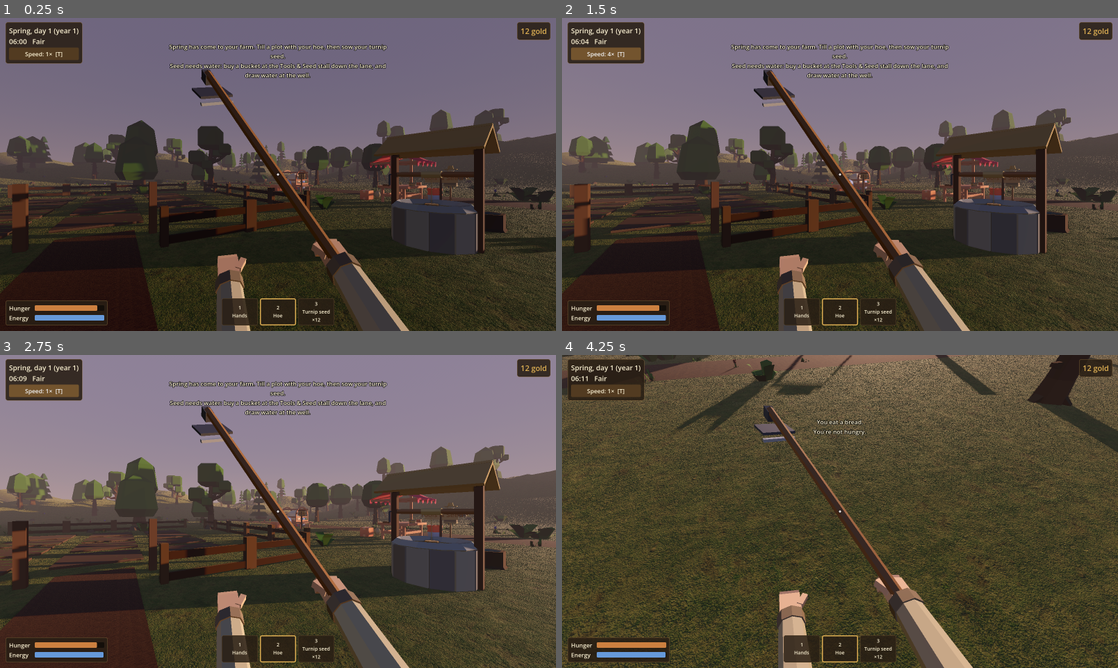
Above: before the commit, frames 1-4 (two rows, left to right).
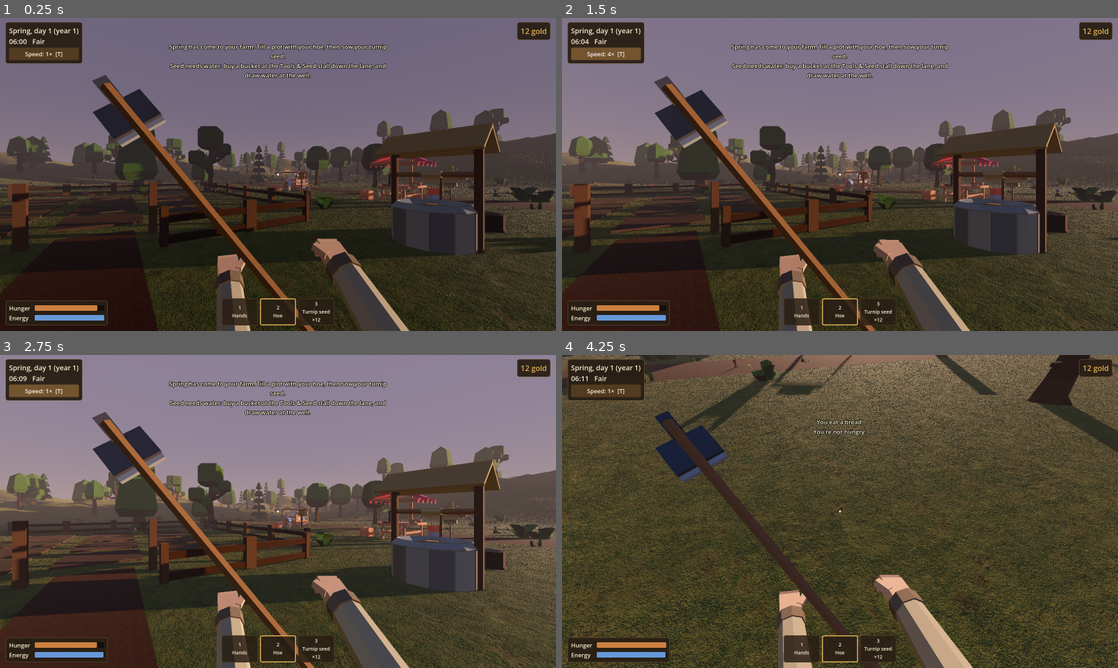
Above: after the commit, the same moments.

Repository: elefant35/FeudalSim2
Game: Godot game, scene res://world/world.tscn
Same seed, same stepped clock (60 frames per second), same inputs: the game is played once before the commit and once after it.
Inputs (mouse positions are in pixels of both pictures, inside the frame that each line leads up to):
- Up to frame 1 (0.25 s): no input
- Up to frame 2 (1.5 s): click "Speed: 1× [T]" at 0.5 s; click "Speed: 2× [T]" at 1.25 s
- Up to frame 3 (2.75 s): click "Speed: 4× [T]" at 2 s
- Up to frame 4 (4.25 s): tap Enter at 2.75 s; move the mouse to (867, 511) at 2.77 s; hold F (eat) 2.78-3.53 s; hold W (move_forward) from 2.78 s (still down); click (867, 511) at 2.92 s; tap Space (jump) at 3.02, 3.32, 3.77, 4.07 s; tap E (interact) at 3.05, 3.6 s; move the mouse to (812, 511) at 3.52 s; tap F (eat) at 3.8 s

The runs differ from the first frame. In frame 1, 3.8% of the frame differs, in the area x 16-61%, y 16-100%; in frame 2, 3.9%; in frame 3, 4.1%, in the area x 16-62%, y 16-100%; in frame 4, 3.2%.

Commit message:
Hoe/flail resting grip, --interact dev flag, more opaque panels
Co-Authored-By: Claude Opus 5.5 <noreply@anthropic.com>

Diff:
--- a/core/dev_tools.gd
+++ b/core/dev_tools.gd
@@ -11,6 +11,7 @@
 ## --shot=path     save a screenshot after --wait seconds (default 2.5), then quit
 ## --hold=slot     select a hotbar slot
 ## --click         left-click whatever is under the crosshair (starts its minigame)
+## --interact      press E on whatever is under the crosshair
 ## --newgame       after a second, run New Game once (checks a clean scene reload)
 
 var args: Dictionary = {}
@@ -56,6 +57,11 @@
 		await get_tree().create_timer(1.0).timeout
 		world.new_game()
 		return
+	if args.has("interact"):
+		await get_tree().create_timer(0.6).timeout
+		player._update_target()
+		if player.target and player.target.has_method("interact"):
+			player.target.interact(player)
 	if args.has("click"):
 		await get_tree().create_timer(0.6).timeout
 		player._update_target()
--- a/core/player/viewmodel.gd
+++ b/core/player/viewmodel.gd
@@ -9,12 +9,12 @@
 
 ## How each tool sits in the hand (rotation of the model at the grip).
 const GRIP_ROT := {
-	&"hoe": Vector3(-1.05, 0.0, 0.45), &"flail": Vector3(-1.0, 0.0, 0.45), &"sickle": Vector3(-0.5, 0.0, 0.2),
+	&"hoe": Vector3(-0.55, 0.0, 0.75), &"flail": Vector3(-0.5, 0.0, 0.75), &"sickle": Vector3(-0.5, 0.0, 0.2),
 	&"bucket": Vector3(0.0, 0.3, 0.0), &"winnowing_basket": Vector3(0.0, 0.0, 0.0), &"seed_pouch": Vector3(0.2, 0, 0),
 	&"scarecrow": Vector3(-0.3, 0.0, 0.3),
 }
 const GRIP_POS := {
-	&"hoe": Vector3(0, 0, 0.1), &"flail": Vector3(0, 0, 0.1), &"winnowing_basket": Vector3(-0.2, -0.05, -0.05),
+	&"hoe": Vector3(0, -0.3, 0.1), &"flail": Vector3(0, -0.3, 0.1), &"winnowing_basket": Vector3(-0.2, -0.05, -0.05),
 	&"scarecrow": Vector3(0, -0.4, 0),
 }
 
--- a/core/ui/hud.gd
+++ b/core/ui/hud.gd
@@ -7,7 +7,7 @@
 signal save_requested
 
 const INK := Color(0.98, 0.94, 0.82)
-const PARCHMENT := Color(0.16, 0.12, 0.08, 0.88)
+const PARCHMENT := Color(0.16, 0.12, 0.08, 0.95)
 const ACCENT := Color(0.86, 0.68, 0.32)
 
 var player: Player
